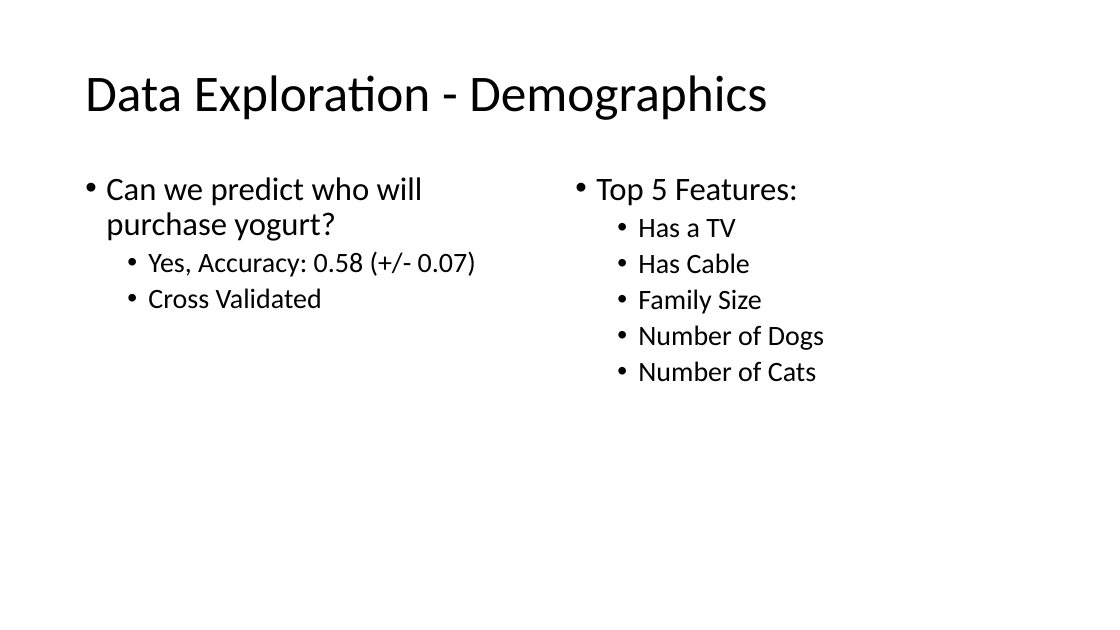
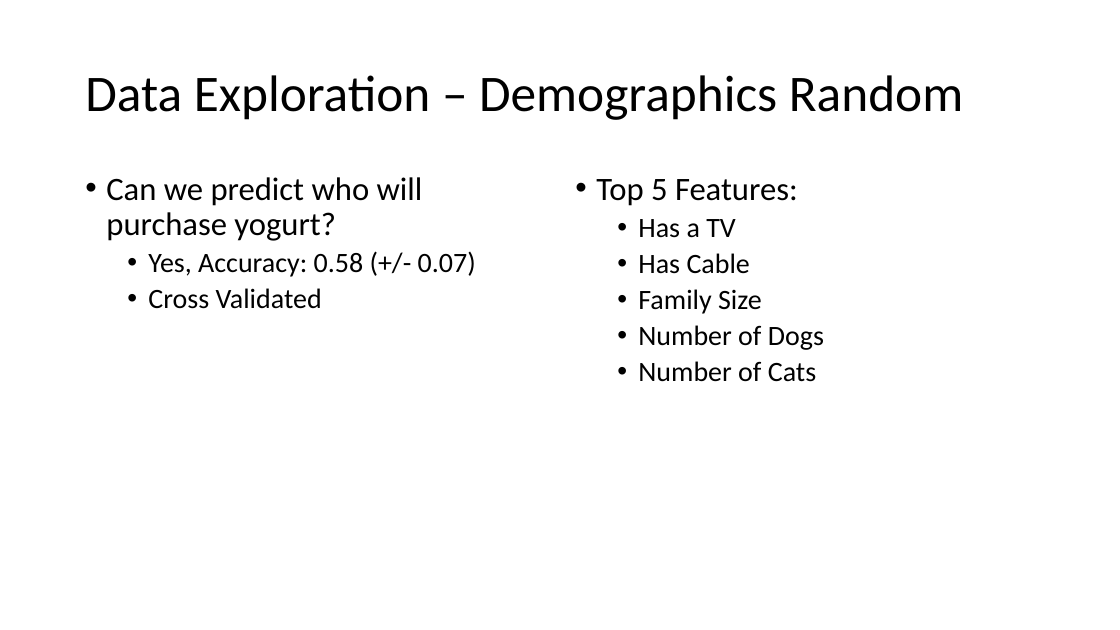
Before and after one commit to mGalarnyk/Machine_Learning_Froyo, a slide deck: slide 9 of Current_Powerpoint/Froyo_v2.pptx. Drawn at 1120x630 pixels with LibreOffice and Linux fonts; fonts in the diff are those of the drawing. Boxes give left, top, right and bottom in pixels: in the first picture for what was removed or moved away, otherwise in the second. Text is boxed around its words. In the diff, an @@ line names an element or a change of style, - is before the commit and + after.

```diff
--- a/Current_Powerpoint/Froyo_v2.pptx
+++ b/Current_Powerpoint/Froyo_v2.pptx
@@ title at [85,75,963,120]: text changed @@
-Data Exploration - Demographics
+Data Exploration – Demographics Random
```
Also in this commit, not shown: 4 other slides changed, 3 slides added, 1 other file.
